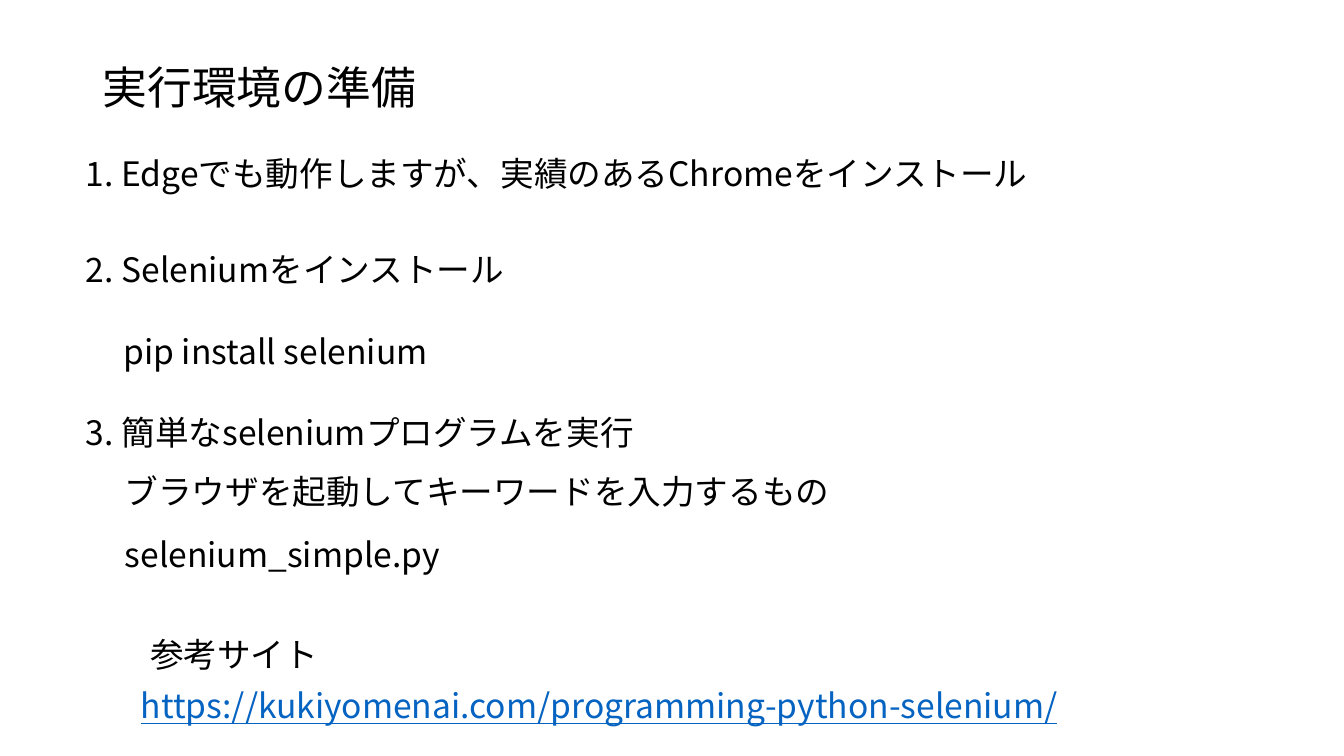
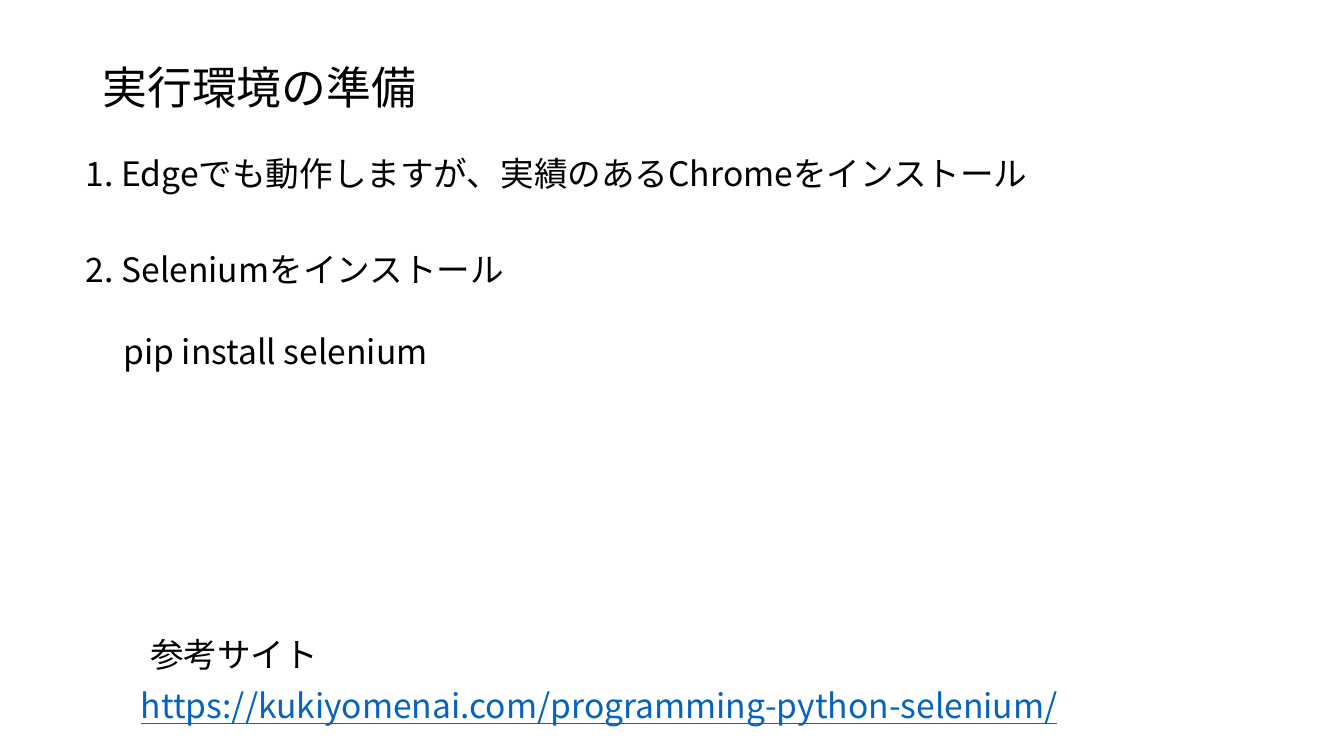
Before and after one commit to ueharaLab/bigdata7_selenium, a slide deck: slide 12 of bigdata6_selenium.pptx (slide 11 before the commit). Drawn at 1344x756 pixels with LibreOffice and Linux fonts; fonts in the diff are those of the drawing. Boxes give left, top, right and bottom in pixels: in the first picture for what was removed or moved away, otherwise in the second. Text is boxed around its words. In the diff, an @@ line names an element or a change of style, - is before the commit and + after.

```diff
--- a/bigdata6_selenium.pptx
+++ b/bigdata6_selenium.pptx
@@ text removed at (86,416,633,448) @@
-3. 簡単なseleniumプログラムを実行
@@ text removed at (125,475,830,507) @@
-ブラウザを起動してキーワードを入力するもの
@@ text removed at (125,540,440,575) @@
-selenium_simple.py
```
Also in this commit, not shown: 9 other slides changed, 1 slide added, 5 slides removed, 25 other files.
